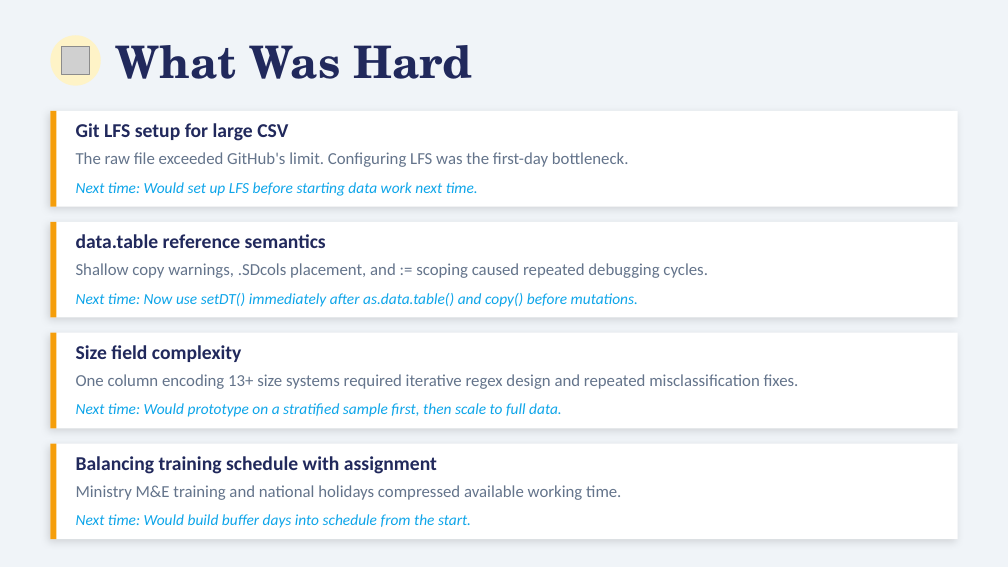
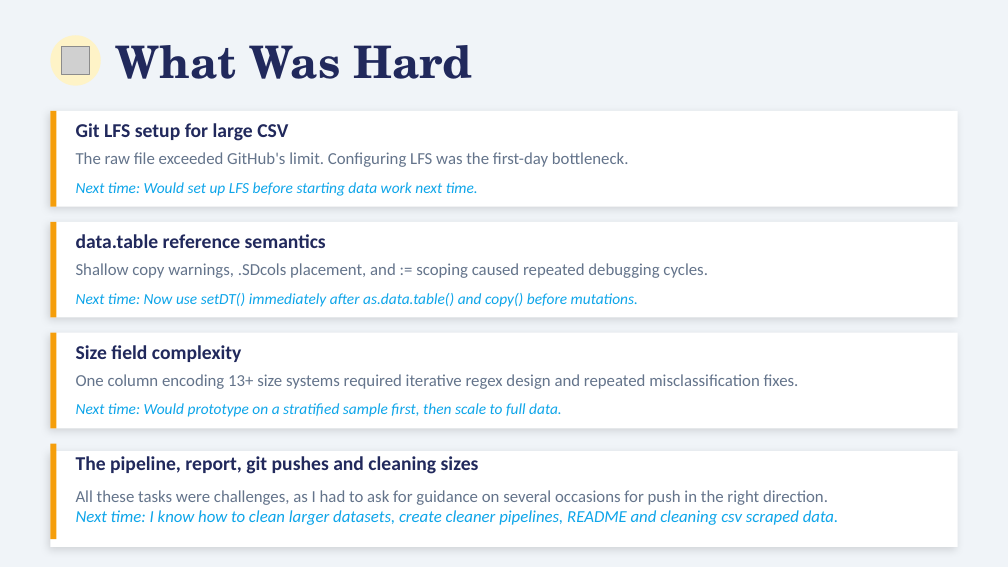
Before and after one commit to NMelville2000/Shein_Data_Cleaning_Assignment, a slide deck: slide 12 of SHEIN_Data_Cleaning_Presentation.pptx (slide 11 before the commit). Drawn at 1008x567 pixels with LibreOffice and Linux fonts; fonts in the diff are those of the drawing; grey boxes stand for pictures. Boxes give left, top, right and bottom in pixels: in the first picture for what was removed or moved away, otherwise in the second. Text is boxed around its words. In the diff, an @@ line names an element or a change of style, - is before the commit and + after.

```diff
--- a/SHEIN_Data_Cleaning_Presentation.pptx
+++ b/SHEIN_Data_Cleaning_Presentation.pptx
@@ rectangle: place and size @@
-rectangle at (50,444,958,539)
+rectangle at (50,451,958,546)
@@ text at (76,456,479,474): text changed @@
-Balancing training schedule with assignment
+The pipeline, report, git pushes and cleaning sizes
@@ text at (76,490,838,525): text changed @@
-Ministry M&E training and national holidays compressed available working time.
+All these tasks were challenges, as I had to ask for guidance on several occasions for push in the right direction.
+Next time: I know how to clean larger datasets, create cleaner pipelines, README and cleaning csv scraped data.
@@ text removed at (76,514,471,528) @@
-Next time: Would build buffer days into schedule from the start.
```
Also in this commit, not shown: 4 other slides changed, 1 slide added, 2 other files.
